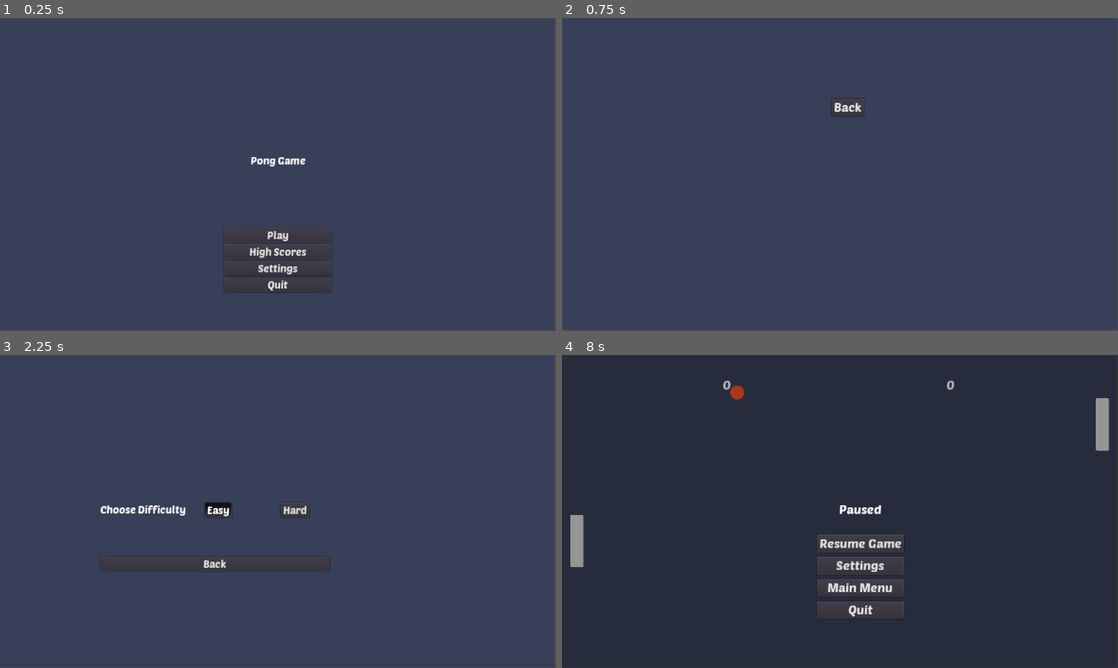
Above: before the commit, frames 1-4 (two rows, left to right).
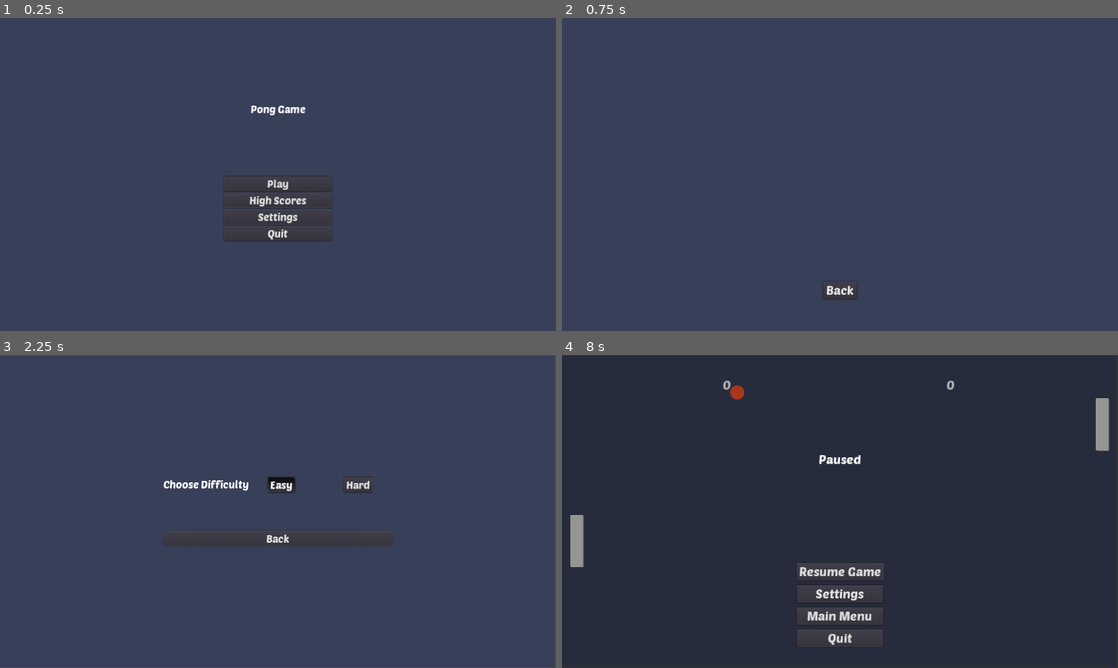
Above: after the commit, the same moments.

Repository: youssefx991/Pong-Godot
Game: Godot game, scene res://MainMenu/MainMenu.tscn
Two runs of this game, one before a commit and one after it. Both use one fixed random seed, a clock stepped at 60 frames per second and the inputs below.
Inputs:
- Up to frame 1 (0.25 s): no input
- Up to frame 2 (0.75 s): click "High Scores" at 0.5 s
- Up to frame 3 (2.25 s): click "Back" at 1.25 s; click "Settings" at 2 s
- Up to frame 4 (8 s): click "Back" at 2.75 s; click "Play" at 3.5 s; tap Enter at 4.25 s; hold Up (ui_up) 4.28-5.03 s; hold Down (ui_down) 5.03-5.78 s; hold Up (ui_up) 5.78-7.28 s; hold Down (ui_down) from 7.28 s (still down); tap Escape (ui_cancel) at 7.9 s

The runs differ from the first frame. In frame 1, 2.6% of the frame differs, in the area x 40-60%, y 28-88%; in frame 2, 0.4%; in frame 3, 2.3%; in frame 4, 2.3%.

Commit message:
Fixed allignment of menus

Diff:
--- a/HighScoresMenu/HighScoresMenu.tscn
+++ b/HighScoresMenu/HighScoresMenu.tscn
@@ -9,33 +9,29 @@
 font_data = ExtResource( 1 )
 
 [node name="HighScoresMenu" type="Control"]
-anchor_left = 0.5
-anchor_right = 0.5
-margin_left = -20.0
-margin_right = 20.0
-margin_bottom = 40.0
+anchor_right = 1.0
+anchor_bottom = 1.0
 script = ExtResource( 2 )
 
 [node name="ColorRect" type="ColorRect" parent="."]
-margin_left = -618.0
-margin_right = 659.0
-margin_bottom = 717.0
+anchor_right = 1.0
+anchor_bottom = 1.0
 color = Color( 0.223529, 0.25098, 0.34902, 1 )
 
-[node name="MarginContainer" type="CenterContainer" parent="."]
+[node name="MarginContainer" type="MarginContainer" parent="."]
 anchor_left = 0.5
 anchor_top = 0.5
 anchor_right = 0.5
 anchor_bottom = 0.5
-margin_left = -20.0
-margin_top = -20.0
-margin_right = 20.0
-margin_bottom = 20.0
+margin_left = -39.0
+margin_top = -114.0
+margin_right = 39.0
+margin_bottom = 114.0
 
 [node name="VBoxContainer" type="VBoxContainer" parent="MarginContainer"]
 margin_right = 78.0
-margin_bottom = 228.0
-custom_constants/separation = 150
+margin_bottom = 403.0
+custom_constants/separation = 325
 
 [node name="Label" type="Label" parent="MarginContainer/VBoxContainer"]
 margin_right = 78.0
@@ -43,9 +39,9 @@
 custom_fonts/font = SubResource( 3 )
 
 [node name="Back" type="Button" parent="MarginContainer/VBoxContainer"]
-margin_top = 186.0
+margin_top = 361.0
 margin_right = 78.0
-margin_bottom = 228.0
+margin_bottom = 403.0
 custom_fonts/font = SubResource( 3 )
 text = "Back"
 
--- a/MainMenu/MainMenu.tscn
+++ b/MainMenu/MainMenu.tscn
@@ -37,13 +37,9 @@
 script = SubResource( 4 )
 
 [node name="ColorRect" type="ColorRect" parent="."]
-margin_top = 2.0
-margin_right = 1277.0
-margin_bottom = 719.0
+anchor_right = 1.0
+anchor_bottom = 1.0
 color = Color( 0.223529, 0.25098, 0.34902, 1 )
-__meta__ = {
-"_edit_use_anchors_": true
-}
 
 [node name="MarginContainer" type="MarginContainer" parent="."]
 anchor_left = 0.5
@@ -51,9 +47,9 @@
 anchor_right = 0.5
 anchor_bottom = 0.5
 margin_left = -125.0
-margin_top = -46.0
+margin_top = -164.0
 margin_right = 125.0
-margin_bottom = 46.0
+margin_bottom = 164.0
 
 [node name="VBoxContainer" type="VBoxContainer" parent="MarginContainer"]
 margin_right = 250.0
--- a/PauseMenu/PauseMenu.tscn
+++ b/PauseMenu/PauseMenu.tscn
@@ -24,14 +24,14 @@
 anchor_top = 0.5
 anchor_right = 0.5
 anchor_bottom = 0.5
-margin_left = -53.0
-margin_top = -22.0
-margin_right = 53.0
-margin_bottom = 22.0
+margin_left = -103.5
+margin_top = -137.0
+margin_right = 103.5
+margin_bottom = 137.0
 
 [node name="VBoxContainer" type="VBoxContainer" parent="CenterContainer"]
 margin_right = 207.0
-margin_bottom = 274.0
+margin_bottom = 454.0
 custom_constants/separation = 10
 alignment = 1
 
@@ -46,34 +46,34 @@
 [node name="Control" type="Control" parent="CenterContainer/VBoxContainer"]
 margin_top = 46.0
 margin_right = 207.0
-margin_bottom = 66.0
-rect_min_size = Vector2( 0, 20 )
+margin_bottom = 246.0
+rect_min_size = Vector2( 0, 200 )
 
 [node name="Resume" type="Button" parent="CenterContainer/VBoxContainer"]
-margin_top = 76.0
+margin_top = 256.0
 margin_right = 207.0
-margin_bottom = 118.0
+margin_bottom = 298.0
 custom_fonts/font = SubResource( 3 )
 text = "Resume Game"
 
 [node name="Settings" type="Button" parent="CenterContainer/VBoxContainer"]
-margin_top = 128.0
+margin_top = 308.0
 margin_right = 207.0
-margin_bottom = 170.0
+margin_bottom = 350.0
 custom_fonts/font = SubResource( 3 )
 text = "Settings"
 
 [node name="Main" type="Button" parent="CenterContainer/VBoxContainer"]
-margin_top = 180.0
+margin_top = 360.0
 margin_right = 207.0
-margin_bottom = 222.0
+margin_bottom = 402.0
 custom_fonts/font = SubResource( 3 )
 text = "Main Menu"
 
 [node name="Quit" type="Button" parent="CenterContainer/VBoxContainer"]
-margin_top = 232.0
+margin_top = 412.0
 margin_right = 207.0
-margin_bottom = 274.0
+margin_bottom = 454.0
 custom_fonts/font = SubResource( 3 )
 text = "Quit"
 
--- a/SettingsMenu/SettingsMenu.tscn
+++ b/SettingsMenu/SettingsMenu.tscn
@@ -28,18 +28,20 @@
 anchor_top = 0.5
 anchor_right = 0.5
 anchor_bottom = 0.5
-margin_left = -409.0
-margin_top = -21.0
-margin_right = 119.0
-margin_bottom = 143.0
+margin_left = -264.0
+margin_top = -82.0
+margin_right = 264.0
+margin_bottom = 82.0
 
 [node name="SettingsContainer" type="VBoxContainer" parent="MarginContainer"]
 margin_right = 528.0
 margin_bottom = 164.0
+alignment = 1
 
 [node name="DifficultyContainer" type="HBoxContainer" parent="MarginContainer/SettingsContainer"]
+margin_top = 1.0
 margin_right = 528.0
-margin_bottom = 36.0
+margin_bottom = 37.0
 
 [node name="Label" type="Label" parent="MarginContainer/SettingsContainer/DifficultyContainer"]
 margin_top = 3.0
@@ -74,9 +76,9 @@
 text = "Hard"
 
 [node name="Space" type="Label" parent="MarginContainer/SettingsContainer"]
-margin_top = 40.0
+margin_top = 41.0
 margin_right = 528.0
-margin_bottom = 122.0
+margin_bottom = 123.0
 text = "
 
 
@@ -84,9 +86,9 @@
 "
 
 [node name="Back" type="Button" parent="MarginContainer/SettingsContainer"]
-margin_top = 126.0
+margin_top = 127.0
 margin_right = 528.0
-margin_bottom = 162.0
+margin_bottom = 163.0
 custom_fonts/font = SubResource( 3 )
 text = "Back"
 
